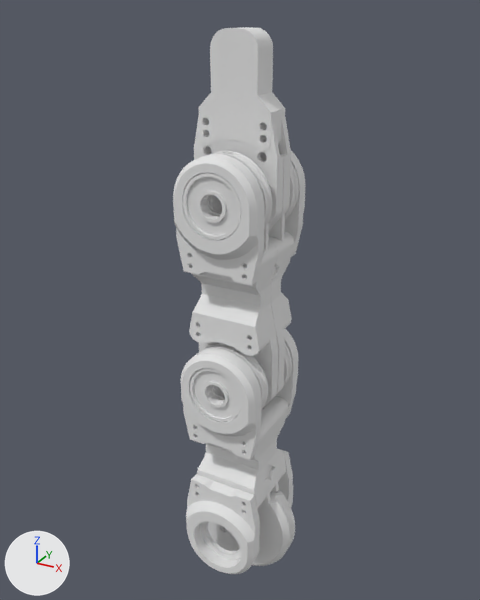
Renders of the glTF model RigFinger.glb from each side of a commit.
Camera for both pictures: a 50 mm camera at (3.22, -13.84, 9.9) aimed at (-1.37, -5.49, 5.72). Arrows for +X, +Y and +Z are at lower left; the lights stay in place. The older version comes first. Where no turn or scale is listed for an object, it has been applied to the vertices.
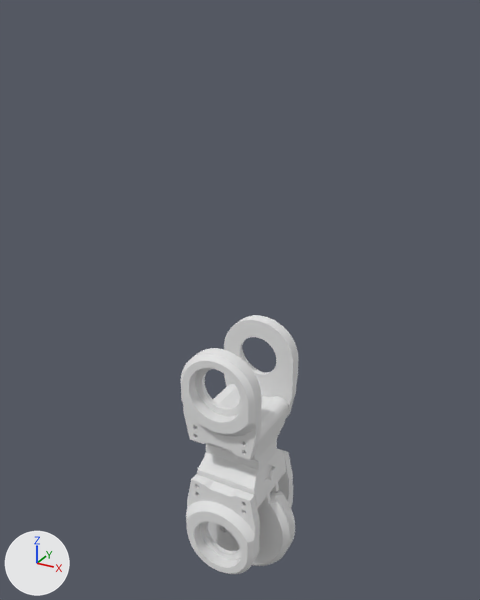
What differs and where, as boxes (x1, y1, x2, y2) in the pictures (480 x 600 px):
'Plane.002', deleted: before (173, 151, 305, 422)
    faces in mat_opaque_110_128_134 (white #e7e7e7): (173, 151, 305, 409)
    faces in mat_opaque_246_246_243 (white #e7e7e7): (183, 173, 241, 422)
'Plane.003', deleted: before (194, 27, 291, 230)

The edits, one by one:
Object 'Plane.002' (ob_plane_002) is deleted.
Object 'Plane.003' (ob_plane_003) is deleted.
